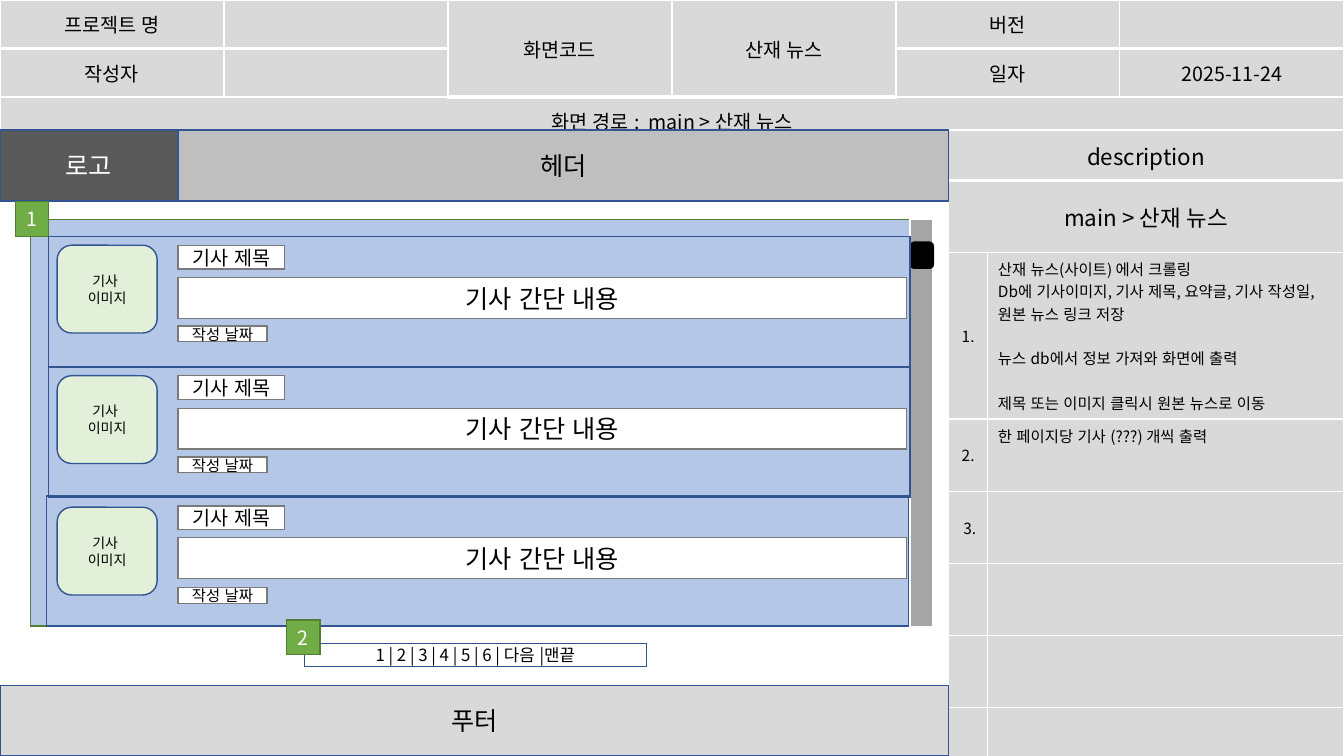
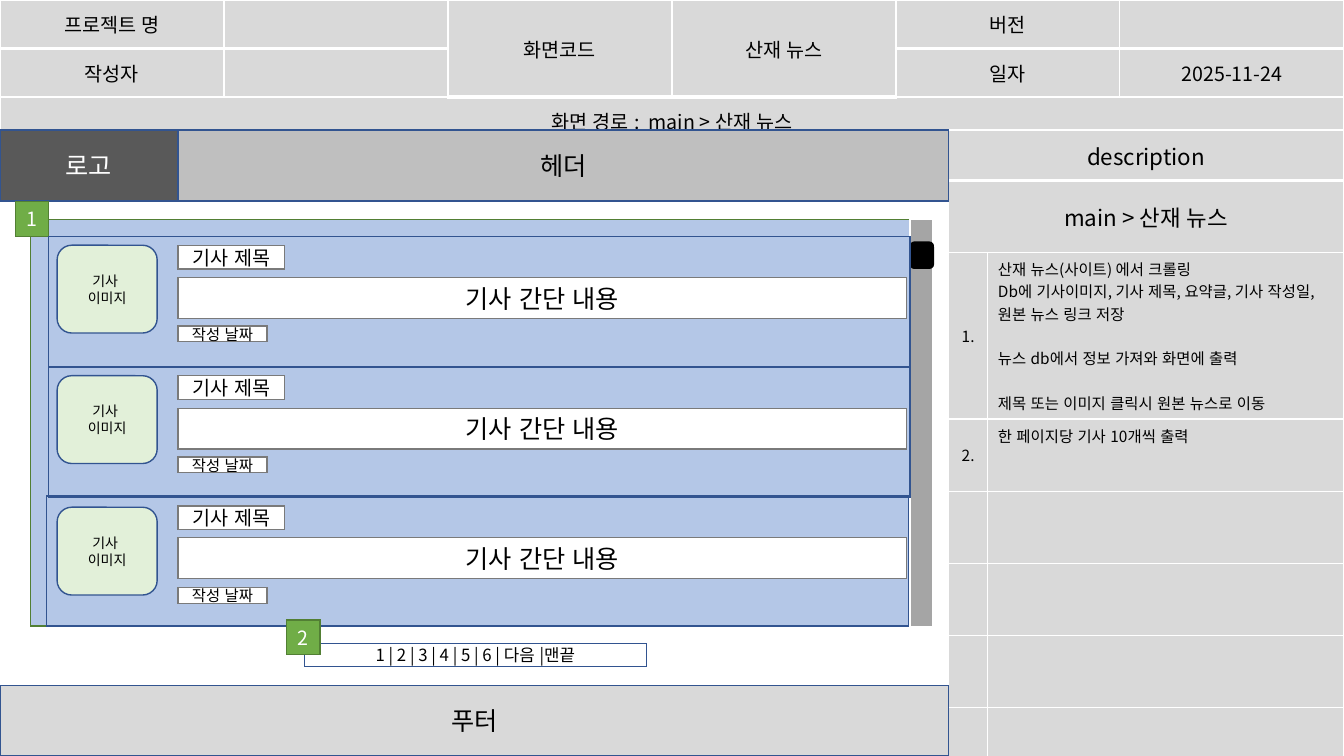
Before and after one commit to imyongchan/source, a slide deck: slide 27 of 스토리보드- 11.20/스토리보드_종합중.pptx (slide 24 before the commit). Drawn at 1344x756 pixels with LibreOffice and Linux fonts; fonts in the diff are those of the drawing. Boxes give left, top, right and bottom in pixels: in the first picture for what was removed or moved away, otherwise in the second. Text is boxed around its words. In the diff, an @@ line names an element or a change of style, - is before the commit and + after.

```diff
--- a/스토리보드- 11.20/스토리보드_종합중.pptx
+++ b/스토리보드- 11.20/스토리보드_종합중.pptx
@@ table at bbox=[949, 130, 1344, 753] @@
-row 4: 2. | 한 페이지당 기사 (???) 개씩 출력
-row 5: 3. | 
+row 4: 2. | 한 페이지당 기사 10개씩 출력
+row 8:  | 
```
Also in this commit, not shown: 7 other slides changed, 10 slides added, 1 slide removed.
